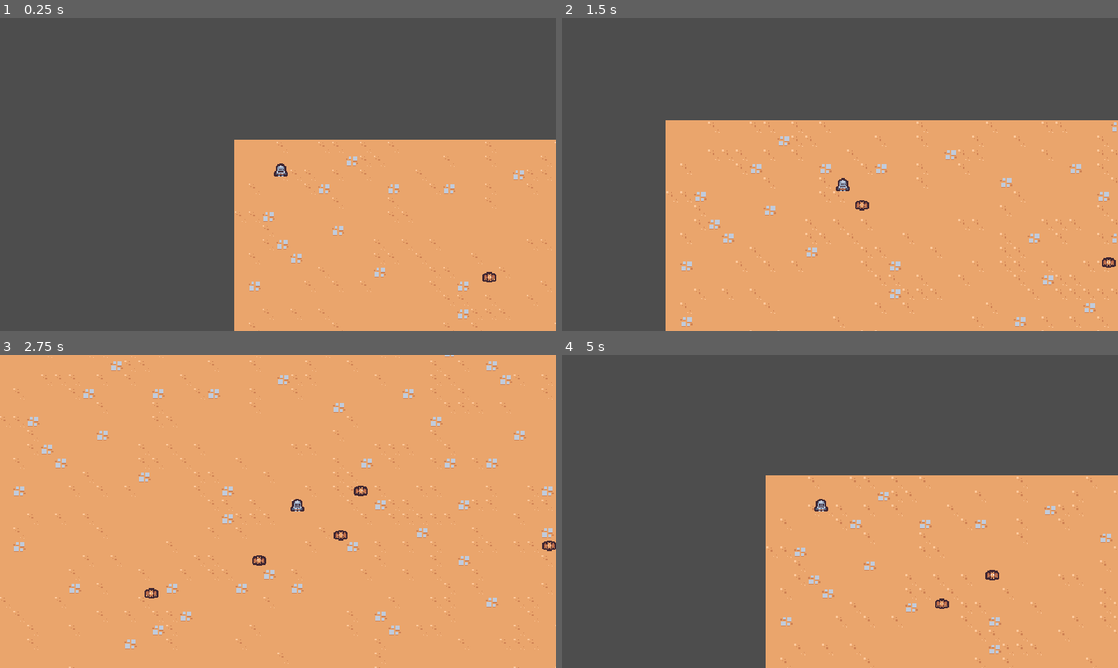
Above: before the commit, frames 1-4 (two rows, left to right).
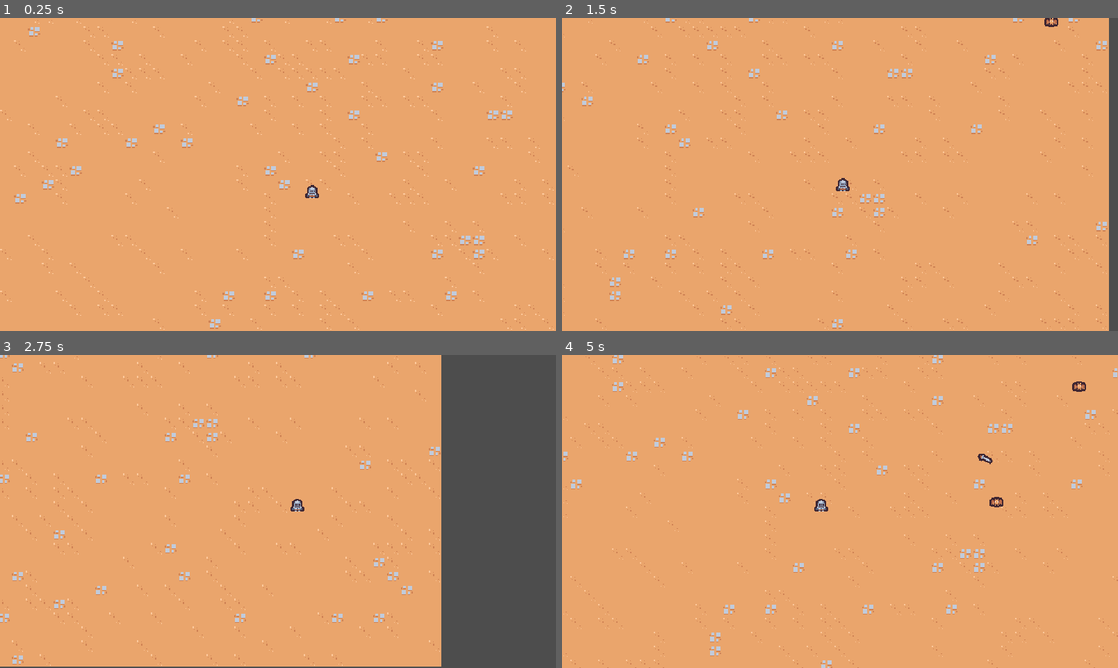
Above: after the commit, the same moments.

Repository: Osama-cs/GameDevPractise
Game: Godot game, scene res://scenes/main/main.tscn
The game is run twice, just before and just after one commit, with the same random seed, the same clock (stepped at 60 frames per second) and the same inputs.
Inputs:
- Up to frame 1 (0.25 s): no input
- Up to frame 2 (1.5 s): hold D (move_right) 0.53-1.28 s; hold S (move_down) from 1.28 s (still down)
- Up to frame 3 (2.75 s): release S (move_down) at 2.03 s; hold D (move_right) from 2.03 s (still down)
- Up to frame 4 (5 s): release D (move_right) at 2.78 s; hold W (move_up) 2.78-3.53 s; hold A (move_left) from 3.53 s (still down)

The runs differ from the first frame. In frame 1, 66% of the frame differs, in the area x 0-100%, y 0-100%; in frame 2, 49%; in frame 3, 25%; in frame 4, 63%.

Commit message:
Made an enemy spawner.

Diff:
--- a/scenes/main/main.tscn
+++ b/scenes/main/main.tscn
@@ -1,11 +1,13 @@
 [gd_scene load_steps=5 format=3 uid="uid://cfndut0mwrdfj"]
 
+[ext_resource type="PackedScene" uid="uid://b3ba7d4pn4rrv" path="res://scenes/manager/enemy_manager.tscn" id="1_74gbx"]
 [ext_resource type="PackedScene" uid="uid://c3q5cynrnbp2l" path="res://scenes/player/player.tscn" id="1_8164m"]
 [ext_resource type="PackedScene" uid="uid://d1eawtlu502o4" path="res://scenes/game_camera/game_camera.tscn" id="1_d6rrq"]
 [ext_resource type="TileSet" uid="uid://b2ataupoqyh0l" path="res://resources/tileset.tres" id="1_q3652"]
-[ext_resource type="PackedScene" uid="uid://demfmrdh6vcnj" path="res://scenes/basic_enemy/basic_enemy.tscn" id="4_1qt83"]
 
 [node name="Main" type="Node"]
+
+[node name="EnemyManager" parent="." instance=ExtResource("1_74gbx")]
 
 [node name="GameCamera" parent="." instance=ExtResource("1_d6rrq")]
 
@@ -16,25 +18,4 @@
 layer_0/tile_data = PackedInt32Array(262144, 0, 4, 262145, 0, 4, 262146, 0, 4, 262147, 0, 4, 262148, 0, 4, 262149, 0, 4 …(38163 unchanged characters)…
 
 [node name="Player" parent="." instance=ExtResource("1_8164m")]
-position = Vector2(36, 30)
-
-[node name="BasicEnemy" parent="." instance=ExtResource("4_1qt83")]
-position = Vector2(293, 160)
-
-[node name="BasicEnemy2" parent="." instance=ExtResource("4_1qt83")]
-position = Vector2(109, 466)
-
-[node name="BasicEnemy3" parent="." instance=ExtResource("4_1qt83")]
-position = Vector2(599, 193)
-
-[node name="BasicEnemy4" parent="." instance=ExtResource("4_1qt83")]
-position = Vector2(376, 415)
-
-[node name="BasicEnemy5" parent="." instance=ExtResource("4_1qt83")]
-position = Vector2(560, 302)
-
-[node name="BasicEnemy6" parent="." instance=ExtResource("4_1qt83")]
-position = Vector2(701, 497)
-
-[node name="BasicEnemy7" parent="." instance=ExtResource("4_1qt83")]
-position = Vector2(815, 276)
+position = Vector2(470, 332)
--- /dev/null
+++ b/scenes/manager/enemy_manager.gd
@@ -0,0 +1,29 @@
+extends Node
+
+const SPAWN_RADIUS = 375
+
+@export var basic_enemy_scene: PackedScene
+
+
+func _ready():
+	$Timer.timeout.connect(on_timer_timeout)
+
+
+func on_timer_timeout():
+	# Grab the player, and if the player is null we return null.
+	var player = get_tree().get_first_node_in_group("player") as Node2D
+	if player == null:
+		return
+
+	#We get a random diection by taking th right diection, which is at 0 degrees.
+	#Then we rotate it by a random valye between 0 and 2 Pi.
+	var random_direction = Vector2.RIGHT.rotated(randf_range(0, TAU))
+	#Next we're going to take the player postion, add it to the random diection times the spawn radius
+	#and that will give the new spawn position.
+	var spawn_position = player.global_position + (random_direction * SPAWN_RADIUS)
+
+	#We instantiate the enemy, add it to the parent of the enemy manager which is going to be main.
+	#Then we asign the global postion to the spwan postion that is caluclated.
+	var enemy = basic_enemy_scene.instantiate() as Node2D
+	get_parent().add_child(enemy)
+	enemy.global_position = spawn_position
--- /dev/null
+++ b/scenes/manager/enemy_manager.tscn
@@ -0,0 +1,11 @@
+[gd_scene load_steps=3 format=3 uid="uid://b3ba7d4pn4rrv"]
+
+[ext_resource type="Script" path="res://scenes/manager/enemy_manager.gd" id="1_p3xw2"]
+[ext_resource type="PackedScene" uid="uid://demfmrdh6vcnj" path="res://scenes/basic_enemy/basic_enemy.tscn" id="2_tc08l"]
+
+[node name="EnemyManager" type="Node"]
+script = ExtResource("1_p3xw2")
+basic_enemy_scene = ExtResource("2_tc08l")
+
+[node name="Timer" type="Timer" parent="."]
+autostart = true
